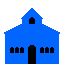
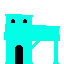
Revision of a layered 64x64 image; what changed, layer by layer:
added layer "Trading Post copy 2" above "Team 01 (blue)" over [4, 14, 60, 64]
hid group "Team 01 (blue)" (16 layers) over [4, 8, 60, 64]
hid "Hall 64x64" (1st of 2, in "Team 01 (blue)") over [4, 8, 60, 64]
